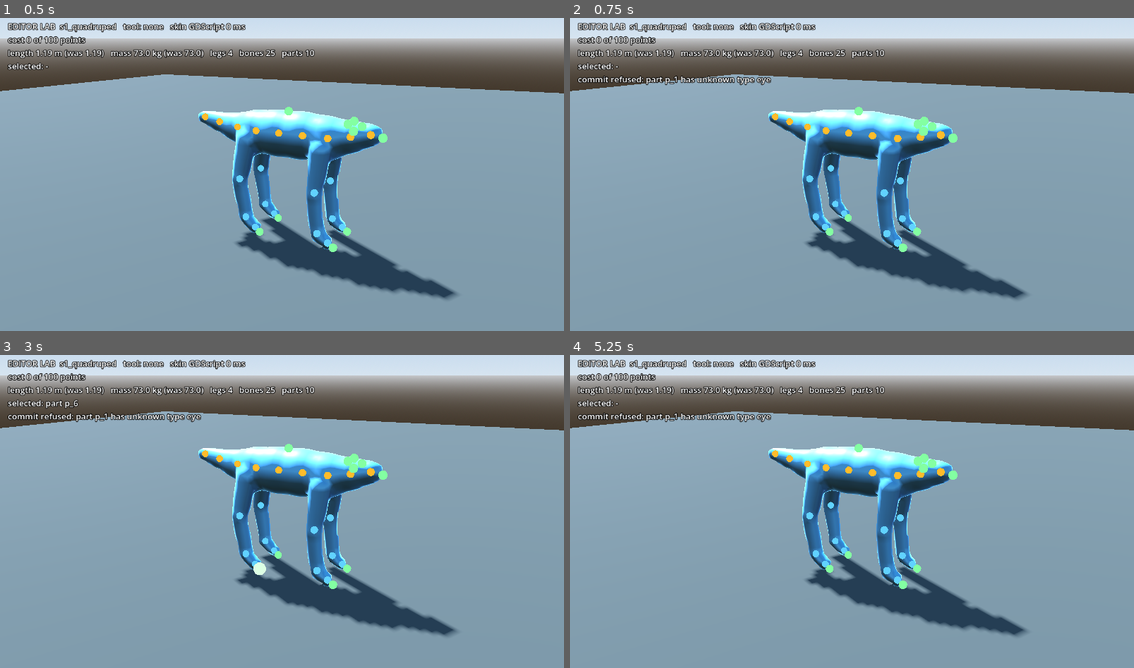
Above: before the commit, frames 1-4 (two rows, left to right).
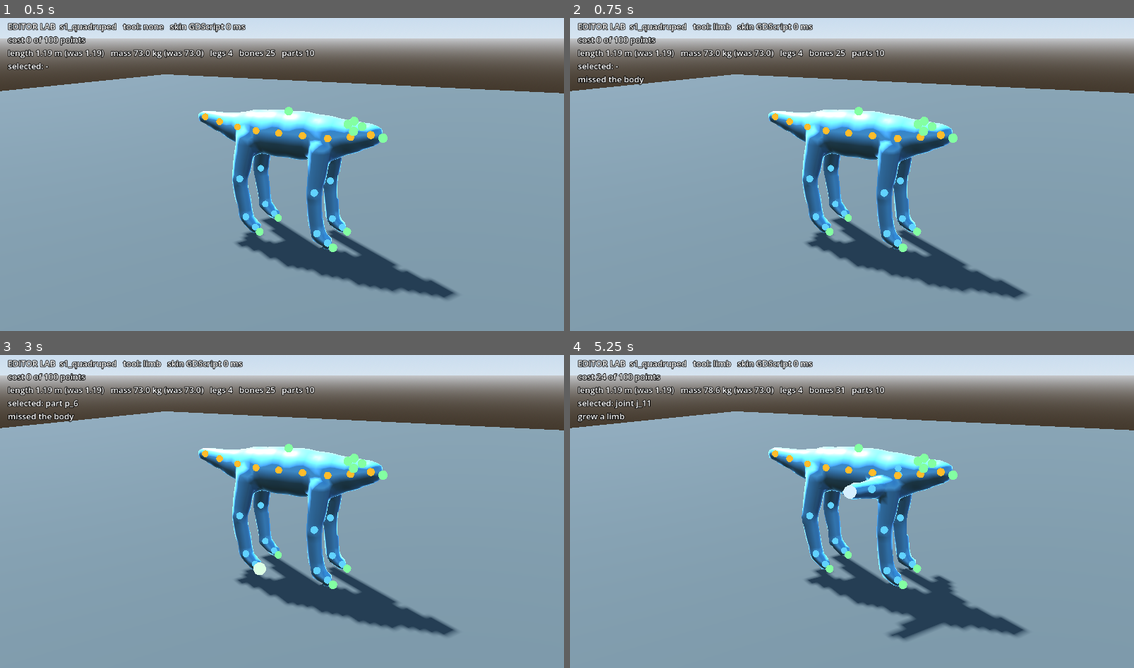
Above: after the commit, the same moments.

Repository: jjthillens-oss/pangaea
Game: Godot game, scene res://editor_lab.tscn
Same seed, same stepped clock (60 frames per second), same inputs: the game is played once before the commit and once after it. This scene is started directly instead of the project's main scene.
Inputs (mouse positions are in pixels of both pictures, inside the frame that each line leads up to):
- Up to frame 1 (0.5 s): no input
- Up to frame 2 (0.75 s): tap Enter at 0.5 s; move the mouse to (976, 155) at 0.52 s; hold D from 0.53 s (still down); tap 6 at 0.6 s; click (976, 155) at 0.67 s
- Up to frame 3 (3 s): tap L at 0.8 s; release D at 1.25 s; tap Space at 1.25, 2.75 s; drag from (169, 524) to (253, 574) at 1.27 s; tap Enter at 2 s; move the mouse to (338, 439) at 2.02 s; hold D 2.03-2.75 s; tap Q at 2.1 s; click (338, 439) at 2.17 s; tap E at 2.3 s; drag from (253, 574) to (112, 461) at 2.77 s
- Up to frame 4 (5.25 s): tap Enter at 3.5 s; move the mouse to (1021, 558) at 3.52 s; hold A 3.53-4.25 s; tap R at 3.6 s; click (1021, 558) at 3.67 s; tap F at 3.8 s; tap Space at 4.25 s; drag from (682, 461) to (767, 430) at 4.27 s; move the mouse to (880, 508) at 5.02 s; hold S from 5.03 s (still down); tap 6 at 5.1 s; click (880, 508) at 5.17 s

Frame 1 is identical in both runs. In frame 2, 0.9% of the frame differs, in the area x 1-44%, y 1-22%; in frame 3, 0.9%; in frame 4, 2.6%, in the area x 1-69%, y 1-92%.

Commit message:
Editor Lab: limb tool (grow a limb from a click and drag its tip out, one undo step), keys to turn and tilt parts
Co-Authored-By: Claude Opus 5.5 (1M context) <noreply@anthropic.com>
Claude-Session: https://claude.ai/code/session_01Cu6xqFo6r7nPobn3Hyk9Ph

Diff:
--- a/prototypes/creature-lab/domain/editor_picking.gd
+++ b/prototypes/creature-lab/domain/editor_picking.gd
@@ -161,3 +161,36 @@
 	var middle: bool = int(a["ring"]) == 0 or int(a["ring"]) == 500 or (cap and int(a["elev"]) == 0)
 	a["mirror"] = not middle
 	return a
+
+
+## A new limb grown from skin point `p` with outward normal `normal` (PROPOSED defaults): three joints on the vertebra
+## nearest the click, straight out along the normal, 2.5 vertebra radii long and tapering. Joint 0 sits inside the
+## vertebra's sphere, so it touches it. A click off the middle plane makes a mirrored pair. Returns {attach, joints:
+## [[Vector3i, r], ...], mirror} for CreatureEditorSession.add_limb, or {reason}.
+static func limb_at(desc: RefCounted, rules: Dictionary, p: Vector3, normal: Vector3) -> Dictionary:
+	var s: float = desc.scale_m()
+	var best := 0
+	for i in desc.vertebrae.size():
+		if desc.position_m(i).distance_to(p) < desc.position_m(best).distance_to(p):
+			best = i
+	var centre: Vector3 = desc.position_m(best)
+	var rv: float = desc.radius_m(best)
+	var out := (p - centre).normalized() if p.distance_to(centre) > 0.0 else normal
+	var mirror := absf(p.x) > 0.25 * rv
+	if not mirror and absf(p.x) > 0.0:
+		p.x = 0.0
+		out.x = 0.0
+		normal.x = 0.0
+	# Thick enough for the finest preview grid even after the limb lengthens the body a little.
+	var min_r: float = 1.4 * float(rules["min_radius_preview_cells"]) * 1.15 * desc.bounds_m().get_longest_axis_size() \
+			/ float(rules["preview_divisions_max"])
+	var r0 := maxf(0.45 * rv, min_r)
+	var start := centre + out.normalized() * 0.6 * rv
+	var dir := normal.normalized() if normal.length_squared() > 0.0 else out.normalized()
+	var length := 2.5 * rv
+	var joints := []
+	for k in 3:
+		var at := start + dir * length * k / 2.0
+		var r := maxf(r0 * pow(0.85, k), min_r)
+		joints.append([Vector3i(int(round(at.x / s)), int(round(at.y / s)), int(round(at.z / s))), int(ceil(r / s))])
+	return {"attach": desc.vertebrae[best]["id"], "joints": joints, "mirror": mirror}
--- a/prototypes/creature-lab/editor_lab.gd
+++ b/prototypes/creature-lab/editor_lab.gd
@@ -6,7 +6,8 @@
 ##
 ## Mouse: left-drag a handle (orange vertebra, blue joint, green part) to move it; with a part tool chosen, left-click
 ## the skin to add one. Wheel over the selected vertebra or joint: thicker or thinner; elsewhere: zoom. Right-drag:
-## orbit. Keys: 1-5 part tools (eye, beak, fin, foot, horn), 0 no tool, Delete removes the selection, Insert adds a
+## orbit. Keys: 1-5 part tools (eye, beak, fin, foot, horn), 6 or L limb tool (click the skin and drag the new limb's
+## tip out), 0 no tool, Q/E turn and R/F tilt the selected part, Delete removes the selection, Insert adds a
 ## vertebra or joint after the selection, Ctrl+Z / Ctrl+Y undo and redo, Enter commits.
 ##
 ## A vertebra on the middle line stays on it while dragged, so a symmetric body stays symmetric. Dragging a mirror
@@ -177,8 +178,12 @@
 			_report(session.redo(), "redo")
 		elif k.keycode >= KEY_1 and k.keycode <= KEY_5:
 			tool = TOOLS[k.keycode - KEY_1]
+		elif k.keycode == KEY_6 or k.keycode == KEY_L:
+			tool = "limb"
 		elif k.keycode == KEY_0:
 			tool = ""
+		elif k.keycode in [KEY_Q, KEY_E, KEY_R, KEY_F]:
+			turn_selected(k.keycode)
 		elif k.keycode == KEY_DELETE:
 			remove_selected()
 		elif k.keycode == KEY_INSERT:
@@ -205,6 +210,9 @@
 	if not hit["hit"]:
 		message = "missed the body"
 		return
+	if tool == "limb":
+		_grow_limb(hit)
+		return
 	var a: Dictionary = Picking.anchor_for_part(session.working, part_rules[tool],
 			Picking.anchor_at(session.working, hit["field"], hit["point"]))
 	if a.has("reason"):
@@ -214,6 +222,24 @@
 	_result(r, "added %s" % tool)
 	if r["ok"]:
 		selected = {"kind": "part", "id": r["part_id"], "twin": false}
+
+
+## Limb tool: a new limb grows from the click and its tip follows the mouse until release, all one undo step.
+func _grow_limb(hit: Dictionary) -> void:
+	var desc = session.working
+	var limb: Dictionary = Picking.limb_at(desc, session.rules, hit["point"], hit["normal"])
+	session.begin_gesture()
+	var r: Dictionary = session.add_limb(limb["attach"], limb["joints"], limb["mirror"])
+	_result(r, "grew a limb")
+	if not r["ok"]:
+		session.end_gesture()
+		return
+	var joints: Array = session.working.limbs[session.working.limb_index(r["limb_id"])]["joints"]
+	var tip: Dictionary = joints[-1]
+	var world: Vector3 = Vector3(float(tip["p"][0]), float(tip["p"][1]), float(tip["p"][2])) * desc.scale_m() + _rig_offset
+	selected = {"kind": "joint", "id": tip["id"], "limb": r["limb_id"], "copy": false, "twin": false, "world": world}
+	dragging = true
+	drag_plane = Plane(-camera.global_transform.basis.z, world)
 
 
 func drag_to(at: Vector2) -> void:
@@ -276,6 +302,16 @@
 		for j in limb["joints"]:
 			if j["id"] == selected["id"]:
 				_result(session.set_joint_radius(selected["limb"], selected["id"], int(round(int(j["r"]) * f))), "")
+
+
+## Q/E turn the selected part 10 degrees left or right about its up axis, R/F tilt it.
+func turn_selected(key: Key) -> void:
+	if selected.is_empty() or selected["kind"] != "part":
+		return
+	var part: Dictionary = session.working.parts.filter(func(x): return x["id"] == selected["id"])[0]
+	var step := 10 if key in [KEY_E, KEY_R] else -10
+	var axis := "turn" if key in [KEY_Q, KEY_E] else "tilt"
+	_result(session.orient_part(selected["id"], {axis: int(part[axis]) + step}), "%s %+d" % [axis, step])
 
 
 func remove_selected() -> void:
@@ -419,13 +455,32 @@
 		tool = ""
 		message = "drag the fin along the back"])
 	drag.call(7.0, 8.2, part.call("fin"), Vector3(0, 0, 0.3))
-	steps.append([8.6, func(): message = "stretch the tail: drag past the limit is refused"])
-	drag.call(8.8, 10.0, vertebra.call("v_9"), Vector3(0, 0.15, 1.2))
-	steps.append([10.6, func(): _report(session.undo(), "undo")])
-	steps.append([11.2, func(): _report(session.undo(), "undo")])
-	steps.append([11.8, func(): _report(session.redo(), "redo")])
-	steps.append([12.6, func(): commit()])
-	steps.append([14.0, func(): get_tree().quit()])
+	steps.append([8.6, func():
+		tool = "limb"
+		message = "limb tool: drag a pair of arms out of the neck"])
+	var arm := {}
+	steps.append([9.0, func():
+		var neck: Vector3 = vertebra.call("v_2").call()
+		var r: float = session.working.radius_m(1)
+		press(camera.unproject_position(neck + Vector3(0.9 * r, -0.2 * r, 0.0)))
+		arm["at"] = selected.get("world", neck)])
+	for i in range(1, 21):
+		steps.append([9.0 + 0.06 * i, func(): drag_to(camera.unproject_position(arm["at"] + Vector3(0.05, -0.12, -0.18) * (i / 20.0)))])
+	steps.append([10.3, func():
+		release()
+		tool = ""])
+	steps.append([10.8, func(): message = "turn the fin with Q / E"])
+	steps.append([11.0, func():
+		selected = handles.filter(func(h): return h["kind"] == "part" and h["id"] == "p_7" and not h["twin"])[0]
+		_dirty = true])
+	for i in 3:
+		steps.append([11.3 + 0.3 * i, func(): turn_selected(KEY_E)])
+	steps.append([12.4, func(): message = "stretch the tail: past the limit is refused"])
+	drag.call(12.6, 13.6, vertebra.call("v_9"), Vector3(0, 0.15, 1.2))
+	steps.append([14.0, func(): _report(session.undo(), "undo")])
+	steps.append([14.6, func(): _report(session.redo(), "redo")])
+	steps.append([15.4, func(): commit()])
+	steps.append([17.0, func(): get_tree().quit()])
 	return steps
 
 
--- a/prototypes/creature-lab/tests/run_editor_tests.gd
+++ b/prototypes/creature-lab/tests/run_editor_tests.gd
@@ -40,6 +40,7 @@
 	test_ray_to_skin()
 	test_pick_round_trip()
 	test_anchor_for_part()
+	test_limb_from_click()
 	print("FAILURES: %d" % failures)
 	quit(1 if failures > 0 else 0)
 
@@ -327,3 +328,36 @@
 	var length: float = desc.bounds_m().get_longest_axis_size()
 	check(r["ok"] and placed.size() == 2 and placed[1]["transform"].origin.distance_to(copy_ray["point"]) < 0.02 * length,
 			"a fin clicked on a leg's mirror copy is added to the leg, and its twin lands where the click was %s" % r["reason"])
+
+
+## Rays aimed at a body's vertebrae (side, top, past the tail tip); each click grows a valid limb.
+func test_limb_from_click() -> void:
+	for body_name in ["s1_quadruped", "s1_biped", "s1_hexapod"]:
+		var s := session(body_name)
+		var desc = s.working
+		var n: int = desc.vertebrae.size()
+		var chest: Vector3 = desc.position_m(n / 3)
+		var neck: Vector3 = desc.position_m(1)
+		var back: Vector3 = desc.position_m(n / 2)
+		var tail: Vector3 = desc.position_m(n - 1)
+		var tail_dir: Vector3 = (tail - desc.position_m(n - 2)).normalized()
+		var cases := {
+			"side of the chest": [chest + Vector3.RIGHT * 3.0, Vector3.LEFT, true],
+			"side of the neck": [neck + Vector3.RIGHT * 3.0, Vector3.LEFT, true],
+			"top of the back": [back + Vector3.UP * 3.0, Vector3.DOWN, false],
+			"tail tip": [tail + tail_dir * 3.0, -tail_dir, false],
+		}
+		for what in cases:
+			s = session(body_name)
+			var field = BodyField.from_description(s.working)
+			var c: Array = cases[what]
+			var hit: Dictionary = Picking.ray_to_skin(field, c[0], c[1])
+			if not hit["hit"]:
+				check(false, "%s: the ray at the %s hits the body" % [body_name, what])
+				continue
+			var limb: Dictionary = Picking.limb_at(s.working, rules, hit["point"], hit["normal"])
+			var before: int = s.working.limb_chains().size()
+			var r: Dictionary = s.add_limb(limb["attach"], limb["joints"], limb["mirror"])
+			check(r["ok"] and limb["mirror"] == c[2] and s.working.limb_chains().size() == before + (2 if c[2] else 1),
+					"%s: a limb grown from the %s is valid, %s %s" % [body_name, what, "a mirrored pair" if c[2] else "single",
+					r["reason"]])
Not shown, changed: docs/research/spore/EDITOR_CORE_REPORT.md
